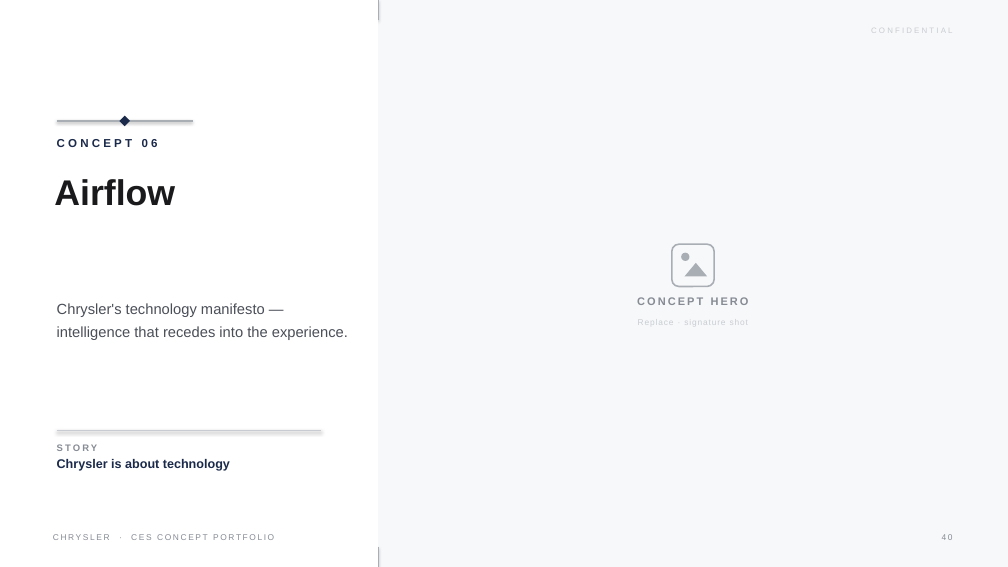
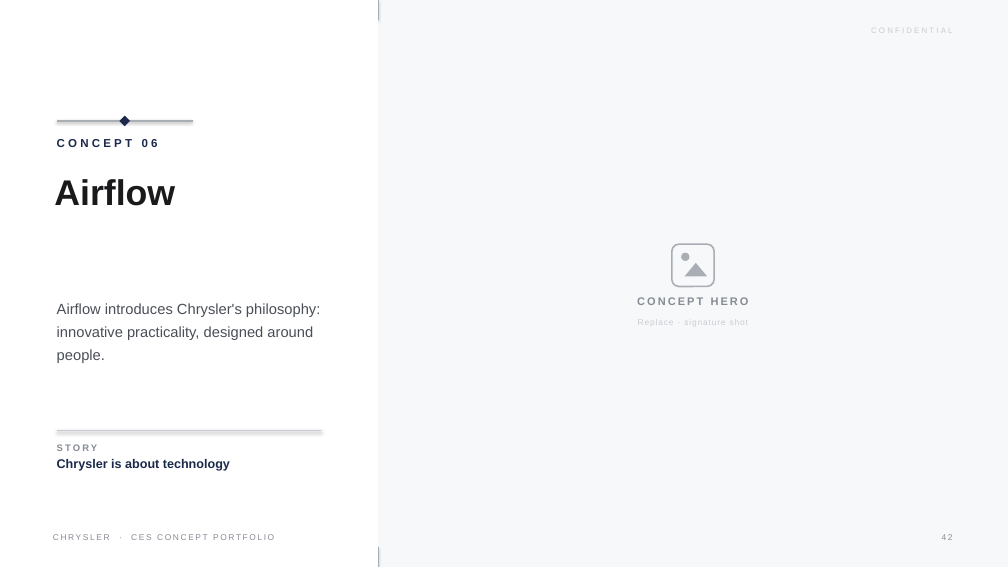
Before and after one commit to LG-Succe55/CLAUDE, a slide deck: slide 42 of Chrysler_CES_Concept_Portfolio.pptx (slide 40 before the commit). Drawn at 1008x567 pixels with LibreOffice and Linux fonts; fonts in the diff are those of the drawing. Boxes give left, top, right and bottom in pixels: in the first picture for what was removed or moved away, otherwise in the second. Text is boxed around its words. In the diff, an @@ line names an element or a change of style, - is before the commit and + after.

```diff
--- a/Chrysler_CES_Concept_Portfolio.pptx
+++ b/Chrysler_CES_Concept_Portfolio.pptx
@@ text at <box>57,303,320,363</box>: text changed @@
-Chrysler's technology manifesto — intelligence that recedes into the experience.
+Airflow introduces Chrysler's philosophy: innovative practicality, designed around people.
```
Also in this commit, not shown: 42 other slides changed, 2 slides added, 1 other file.
